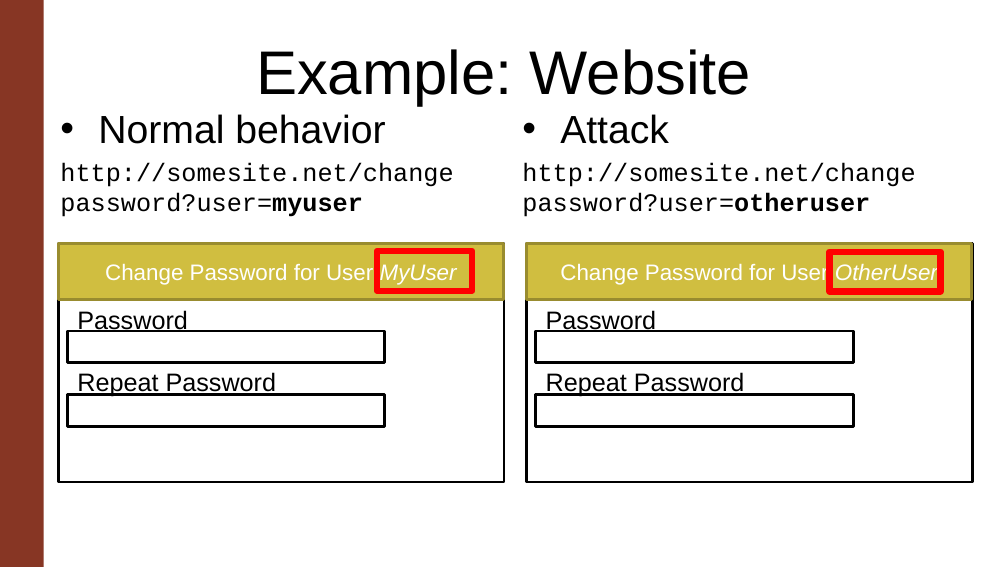
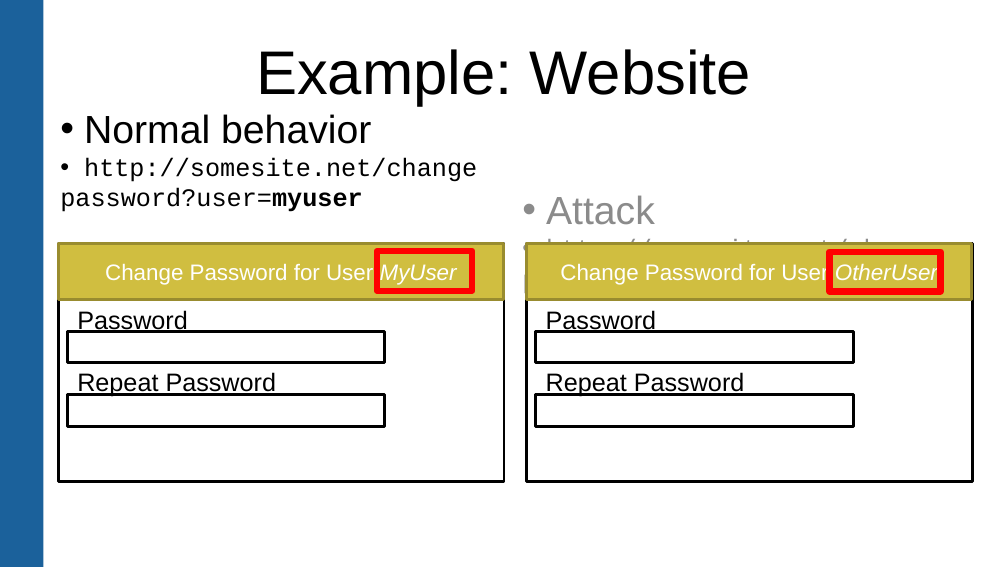
Before and after one commit to patrickgue/bbw, a slide deck: slide 5 of m183/Insecure Direct Object References.pptx. Drawn at 1008x567 pixels with LibreOffice and Linux fonts; fonts in the diff are those of the drawing. Boxes give left, top, right and bottom in pixels: in the first picture for what was removed or moved away, otherwise in the second. Text is boxed around its words. In the diff, an @@ line names an element or a change of style, - is before the commit and + after.

```diff
--- a/m183/Insecure Direct Object References.pptx
+++ b/m183/Insecure Direct Object References.pptx
@@ rectangle at bbox=[0, 0, 43, 566]: fill #873624 to #1B619B @@
@@ text "Normal behavior" at bbox=[60, 114, 477, 212]: indent changed; less space between paragraphs @@
@@ text "Attack" at bbox=[522, 195, 939, 296]: text colour #000000 to #8B8B8B; indent changed; less space between paragraphs; vertical alignment top to middle @@
@@ rectangle "Change Password for User OtherUser" at bbox=[526, 244, 972, 299]: outline #9A8D2F 2 pt to #998C2F 2.01 pt @@
@@ rectangle at bbox=[526, 244, 972, 482]: outline #000000 2 pt to #000000 2.01 pt @@
```
Also in this commit, not shown: 6 other slides changed, 5 other files.
